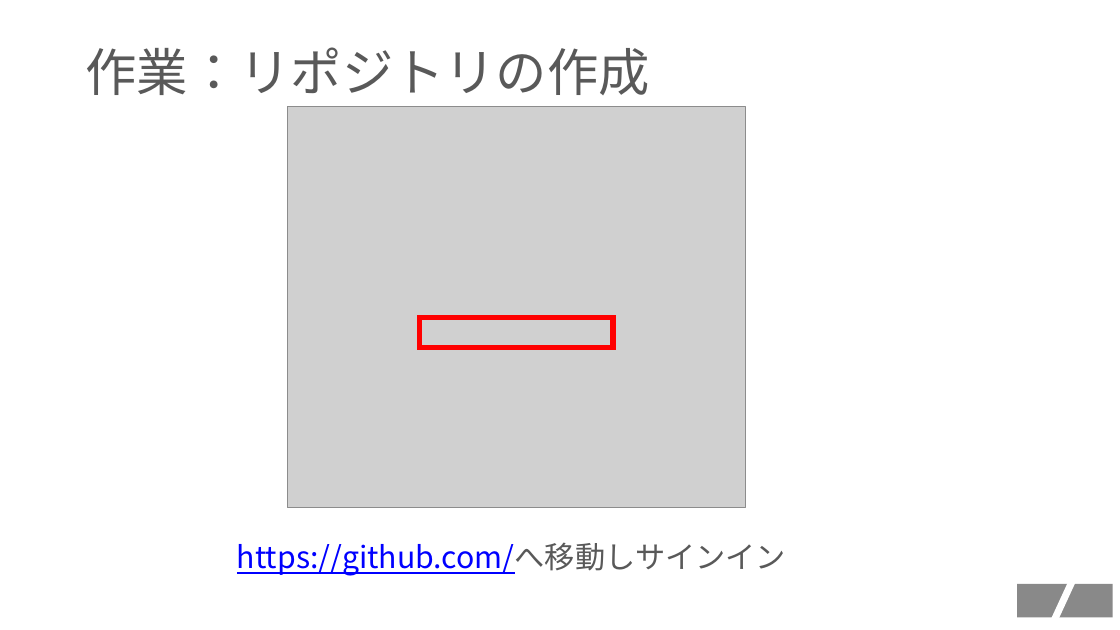
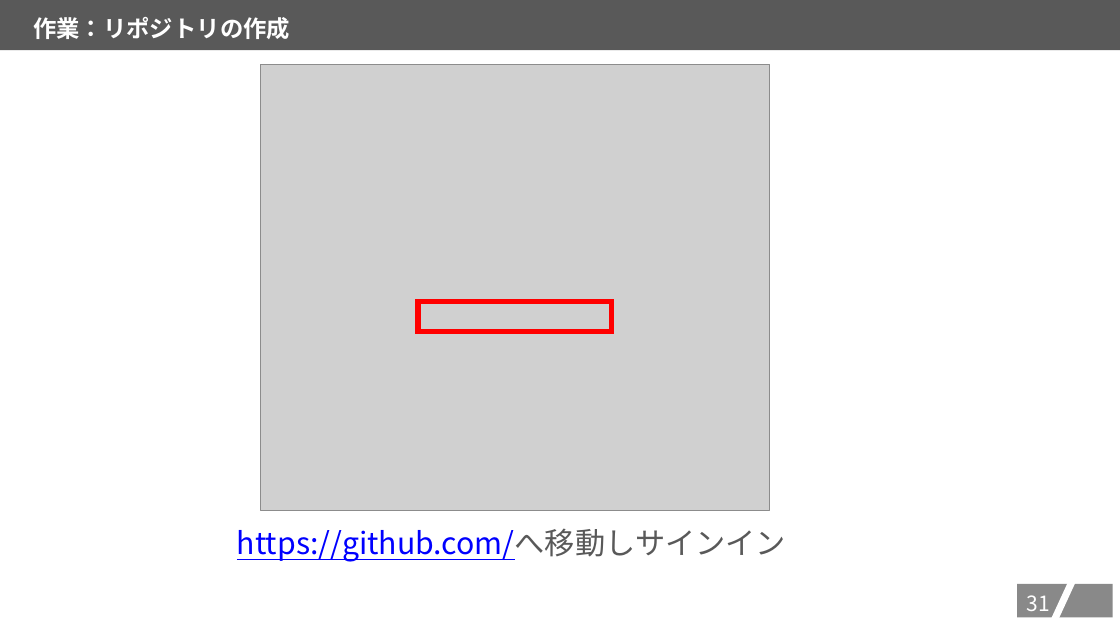
Before and after one commit to kait-takanolab/1821086_matsuo_thesis, a slide deck: slide 32 of GITHUBスタートアップ/GITHUBセットアップの会.pptx. Drawn at 1120x630 pixels with LibreOffice and Linux fonts; fonts in the diff are those of the drawing; grey boxes stand for pictures. Boxes give left, top, right and bottom in pixels: in the first picture for what was removed or moved away, otherwise in the second. Text is boxed around its words. In the diff, an @@ line names an element or a change of style, - is before the commit and + after.

```diff
--- a/GITHUBスタートアップ/GITHUBセットアップの会.pptx
+++ b/GITHUBスタートアップ/GITHUBセットアップの会.pptx
@@ rectangle "作業：リポジトリの作成": place and size @@
-rectangle "作業：リポジトリの作成" at [85, 47, 650, 95]
+rectangle "作業：リポジトリの作成" at [0, 0, 1120, 50]
@@ rectangle "作業：リポジトリの作成" at [0, 0, 1120, 50]: size 44 to 20 pt, text colour #595959 to #FFFFFF, bold on; line spacing 0.9 to 1; fill none to #595959 @@
@@ picture: place and size @@
-picture at [287, 107, 745, 508]
+picture at [260, 64, 770, 510]
@@ rectangle: place and size @@
-rectangle at [419, 318, 613, 348]
+rectangle at [418, 301, 613, 331]
@@ text "https://github.com/へ移動しサインイン": place and size @@
-text "https://github.com/へ移動しサインイン" at [237, 542, 786, 576]
+text "https://github.com/へ移動しサインイン" at [237, 528, 786, 562]
@@ page number added at [1027, 595, 1050, 611], 18 pt, text #FFFFFF @@
+31
```
Also in this commit, not shown: 49 other slides changed.
